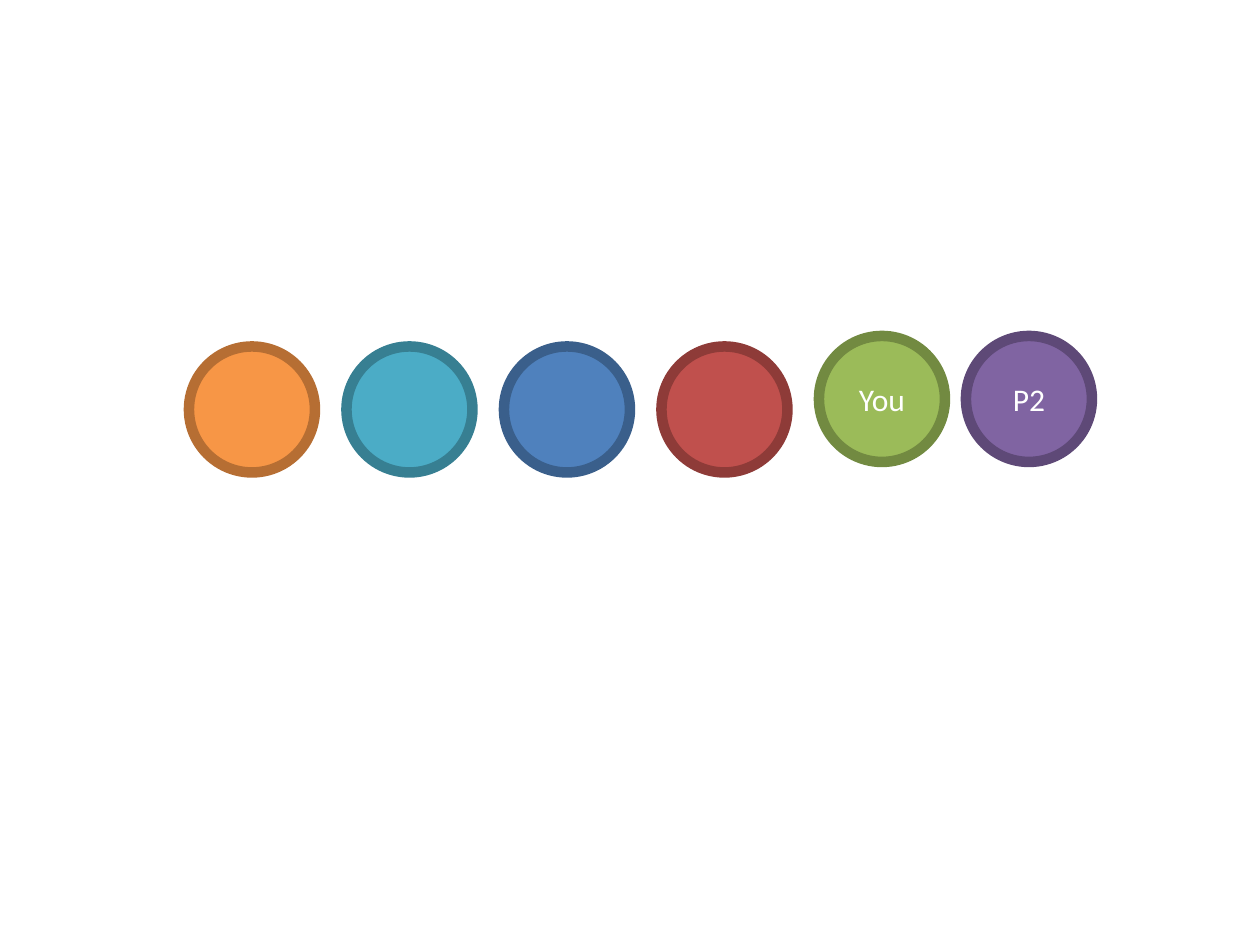
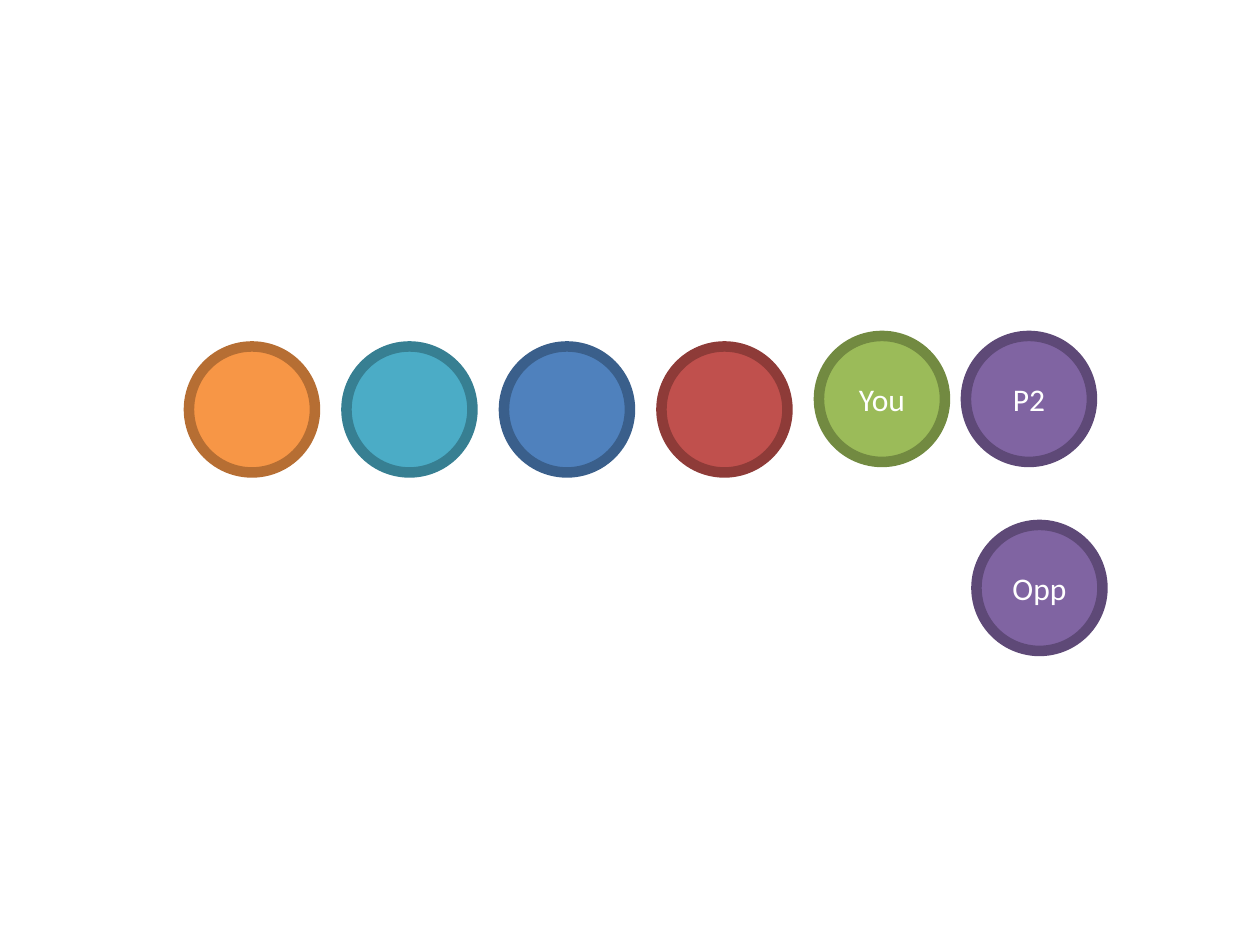
Before and after one commit to niravajmeri/EmotionTrust, a slide deck: slide 1 of app/assets/images/Images.pptx. Drawn at 1260x945 pixels with LibreOffice and Linux fonts; fonts in the diff are those of the drawing. Boxes give left, top, right and bottom in pixels: in the first picture for what was removed or moved away, otherwise in the second. Text is boxed around its words. In the diff, an @@ line names an element or a change of style, - is before the commit and + after.

```diff
--- a/app/assets/images/Images.pptx
+++ b/app/assets/images/Images.pptx
@@ ellipse added at (x1=976, y1=525, x2=1102, y2=651), fill #8064A2, outline #5F4A78 6 pt, 18 pt, text #FFFFFF @@
+Opp
```
Also in this commit, not shown: 12 other files.
